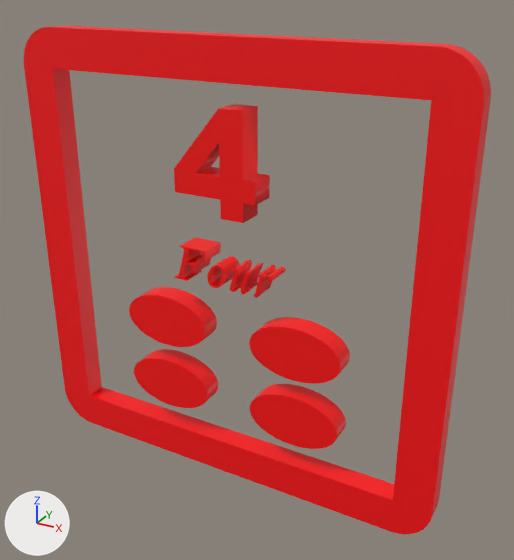
A saved change to the glTF model assets/models/Number/Number_4.glb.
The view is the same before and after, from a 50 mm camera at (1.48, -1.09, 2.85) aimed at (0.12, 1.39, 1.61). The axes (+X, +Y, +Z) are drawn at lower left. The lights are the same throughout. Where no turn or scale is listed for an object, it has been applied to the vertices.
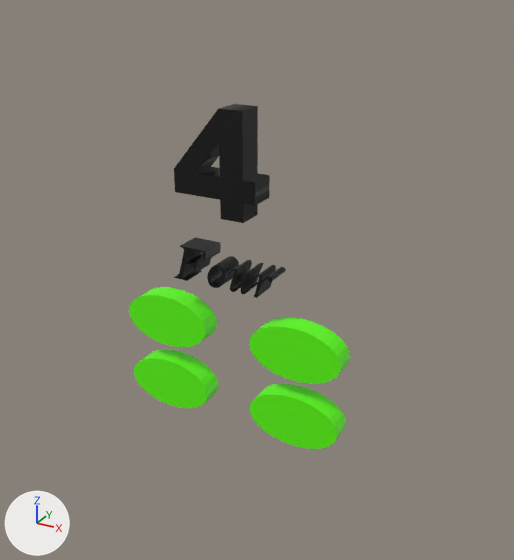
Patch to the scene script:
```diff
--- a/assets/models/Number/Number_4.glb.py
+++ b/assets/models/Number/Number_4.glb.py
@@ mat_material_004 @@
 mat_material_004 = principled_material('Material.004')
-mat_material_004.base_color = (1.0, 0.0, 0.0)  # red #ff0000
+mat_material_004.base_color = (0.0, 0.0, 0.0)  # black #000000
@@ mat_material_002 @@
 mat_material_002 = principled_material('Material.002')
-mat_material_002.base_color = (1.0, 0.0, 0.0)  # red #ff0000
+mat_material_002.base_color = (0.0, 0.0, 0.0)  # black #000000
@@ mat_material_013 @@
 mat_material_013 = principled_material('Material.013')
-mat_material_013.base_color = (1.0, 0.0, 0.0)  # red #ff0000
+mat_material_013.base_color = (0.11, 1.0, 0.0)  # green #5dff00
@@ mat_material_014 @@
 mat_material_014 = principled_material('Material.014')
-mat_material_014.base_color = (1.0, 0.0, 0.0)  # red #ff0000
+mat_material_014.base_color = (0.11, 1.0, 0.0)  # green #5dff00
@@ mat_material_015 @@
 mat_material_015 = principled_material('Material.015')
-mat_material_015.base_color = (1.0, 0.0, 0.0)  # red #ff0000
+mat_material_015.base_color = (0.11, 1.0, 0.0)  # green #5dff00
@@ mat_material_016 @@
 mat_material_016 = principled_material('Material.016')
-mat_material_016.base_color = (1.0, 0.0, 0.0)  # red #ff0000
+mat_material_016.base_color = (0.11, 1.0, 0.0)  # green #5dff00
@@ ob_cube @@
-ob_cube = bpy.data.objects.new('Cube', me_cube)
-ob_cube.location = (0.0, 1.328, 1.614)
```

Location of each change, [x1, y1, x2, y2] in pixels of the pictures (514 x 560 px):
'Cube', deleted (red)
    before: [24, 26, 491, 534]
'Text', recoloured (red to black)
    both: [174, 104, 270, 223]
'Cylinder.001', recoloured (red to green)
    both: [249, 317, 350, 384]
'Cylinder.002', recoloured (red to green)
    both: [250, 384, 346, 449]
'Cylinder', recoloured (red to green)
    both: [129, 287, 217, 347]
'Cylinder.003', recoloured (red to green)
    both: [134, 349, 218, 408]
'Text.001', recoloured (red to black)
    both: [174, 237, 286, 298]
